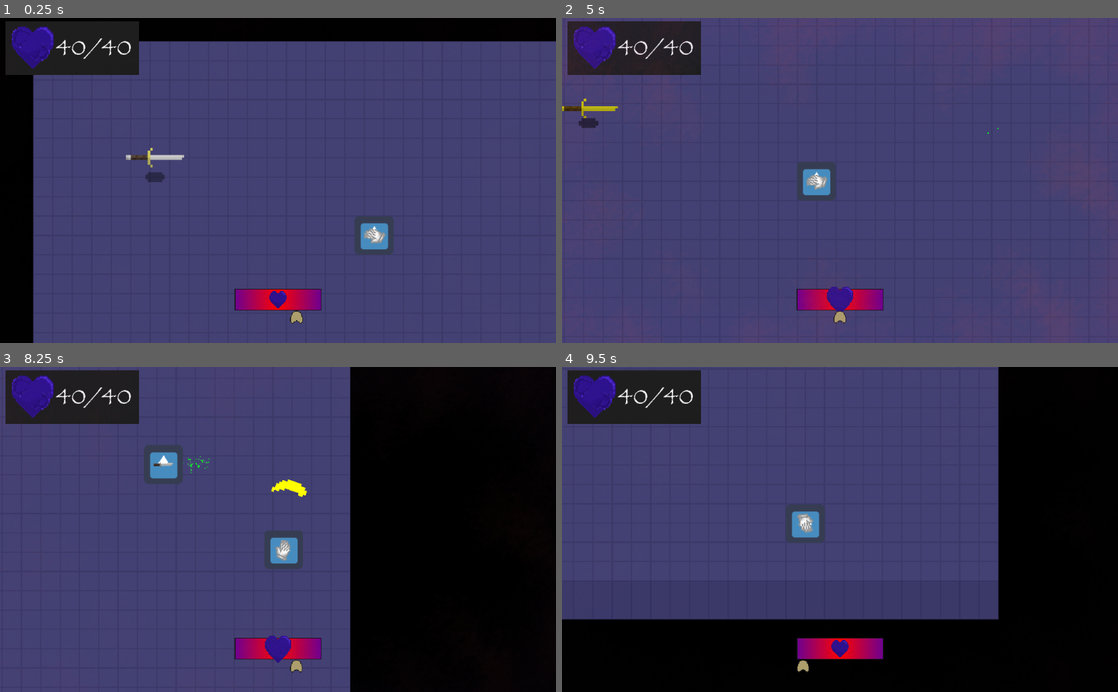
Above: before the commit, frames 1-4 (two rows, left to right).
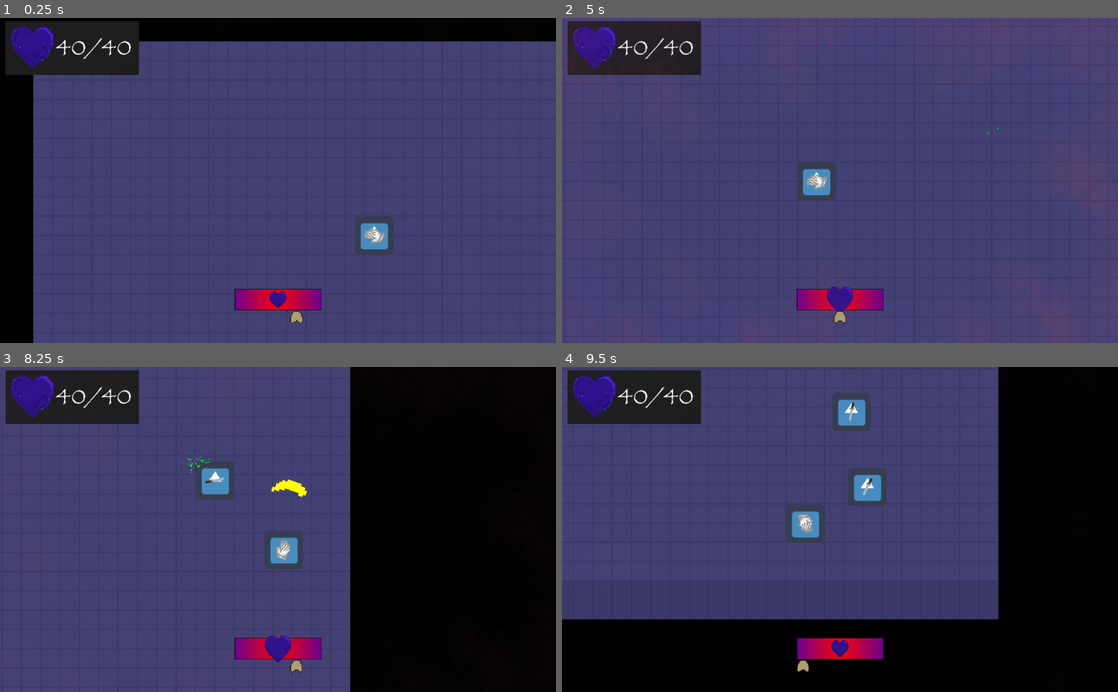
Above: after the commit, the same moments.

Repository: ColdCalzone/GWJ-30
Game: Godot game, scene res://scenes/Game.tscn
Same seed, same stepped clock (60 frames per second), same inputs: the game is played once before the commit and once after it. The project has no main scene, so this scene is started directly. The engine's default icon, where the game draws it, is replaced by a stand-in: a white triangle on a blue panel in a dark square.
Inputs (mouse positions are in pixels of both pictures, inside the frame that each line leads up to):
- Up to frame 1 (0.25 s): no input
- Up to frame 2 (5 s): tap Enter (ui_accept) at 0.5, 0.77, 1.52, 3.02, 3.77, 4.52 s; move the mouse to (962, 164) at 0.52 s; hold D (move_right) 0.53-1.28 s; hold Space (attack) 0.53-1.28 s; move the mouse to (728, 196) at 1.27 s; hold S (move_down) 1.28-2.03 s; tap Space (attack) at 1.35, 2.85, 4.35 s; move the mouse to (895, 109) at 2.02 s; hold D (move_right) 2.03-2.78 s; hold Space (attack) 2.03-2.78 s; move the mouse to (812, 245) at 2.77 s; hold W (move_up) 2.78-3.53 s; move the mouse to (1006, 229) at 3.52 s; hold Space (attack) 3.53-4.28 s; hold A (move_left) from 3.53 s (still down); move the mouse to (673, 131) at 4.27 s
- Up to frame 3 (8.25 s): move the mouse to (305, 529) at 5.02 s; release A (move_left) at 5.03 s; hold S (move_down) 5.03-5.78 s; hold Space (attack) 5.03-5.78 s; move the mouse to (194, 448) at 5.77 s; hold D (move_right) 5.78-6.53 s; tap Space (attack) at 5.85, 7.35 s; tap Enter (ui_accept) at 6.02, 6.77, 7.52 s; move the mouse to (400, 513) at 6.52 s; hold W (move_up) 6.53-7.28 s; hold Space (attack) 6.53-7.28 s; move the mouse to (166, 545) at 7.27 s; hold D (move_right) 7.28-8.03 s; move the mouse to (333, 458) at 8.02 s; hold S (move_down) from 8.03 s (still down); hold Space (attack) from 8.03 s (still down)
- Up to frame 4 (9.5 s): move the mouse to (812, 594) at 8.77 s; release S (move_down) at 8.78 s; release Space (attack) at 8.78 s; hold A (move_left) from 8.78 s (still down); tap Space (attack) at 8.85 s; tap Enter (ui_accept) at 9.02 s

The runs differ from the first frame. In frame 1, 0.3% of the frame differs, in the area x 22-34%, y 39-51%; in frame 2, 0.3%; in frame 3, 1.5%, in the area x 25-42%, y 23-41%; in frame 4, 1.5%.

Commit message:
Removed debug weapon drop

Diff:
--- a/scenes/Game.gd
+++ b/scenes/Game.gd
@@ -30,7 +30,6 @@
 
 func _ready() -> void:
 	setup()
-	drop_weapon("longsword", Vector2(200, 200))
 
 
 
